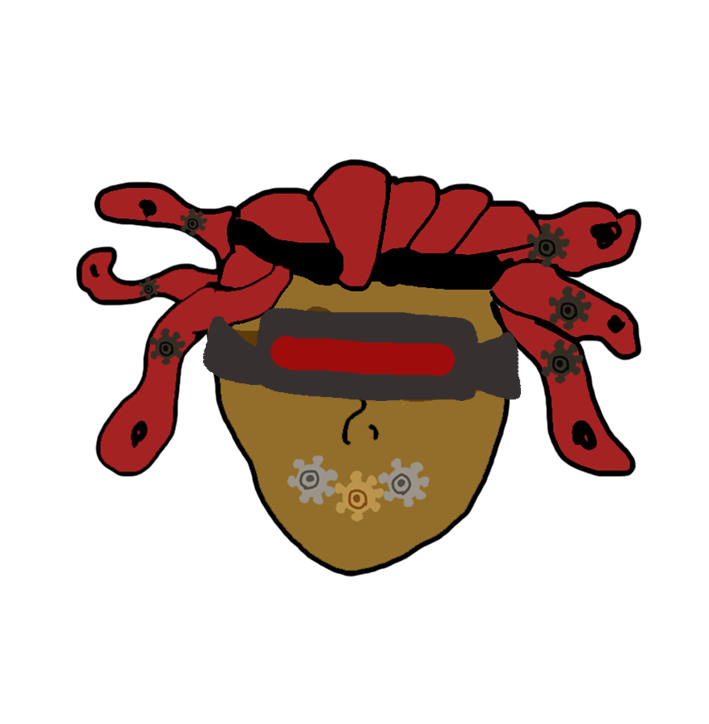
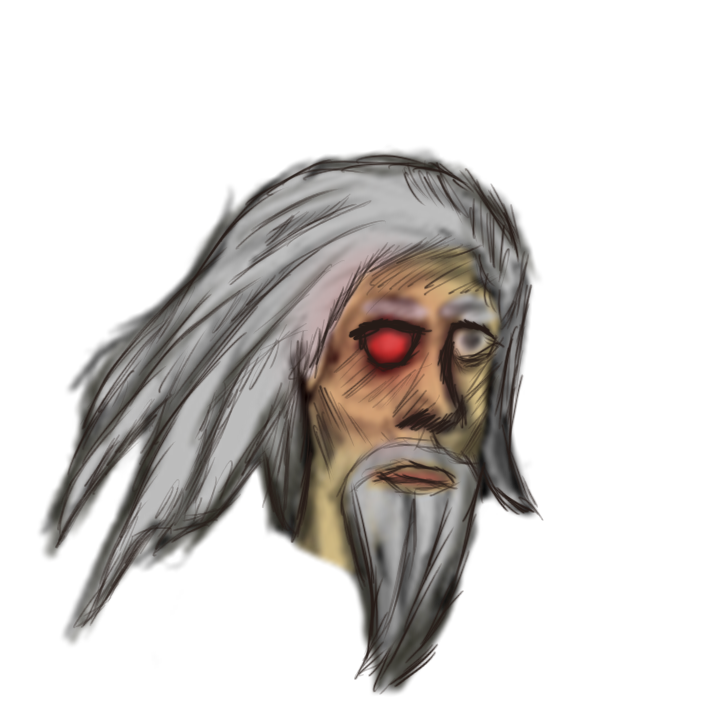
Before/after of a 709 x 724 layered artwork. What changed in the layer stack:
removed layer "Layer 4" over [203, 308, 521, 401]
removed layer "Layer 5 copy 2" over [139, 208, 592, 384]
removed layer "Layer 3" over [75, 158, 642, 577]
added layer "Layer 5" above "Layer 6" over [37, 145, 544, 697]
added layer "Layer 6" over [69, 155, 529, 610]
